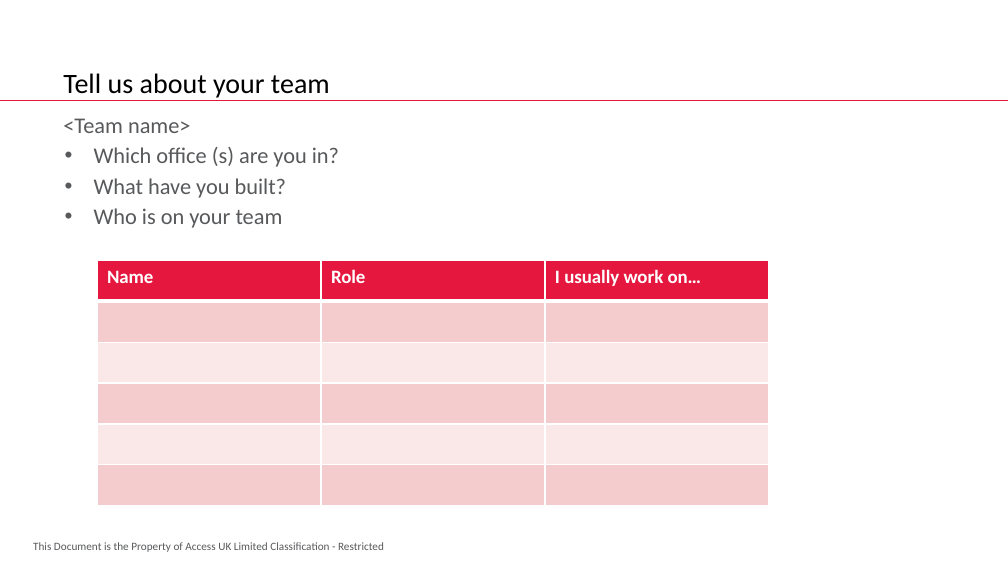
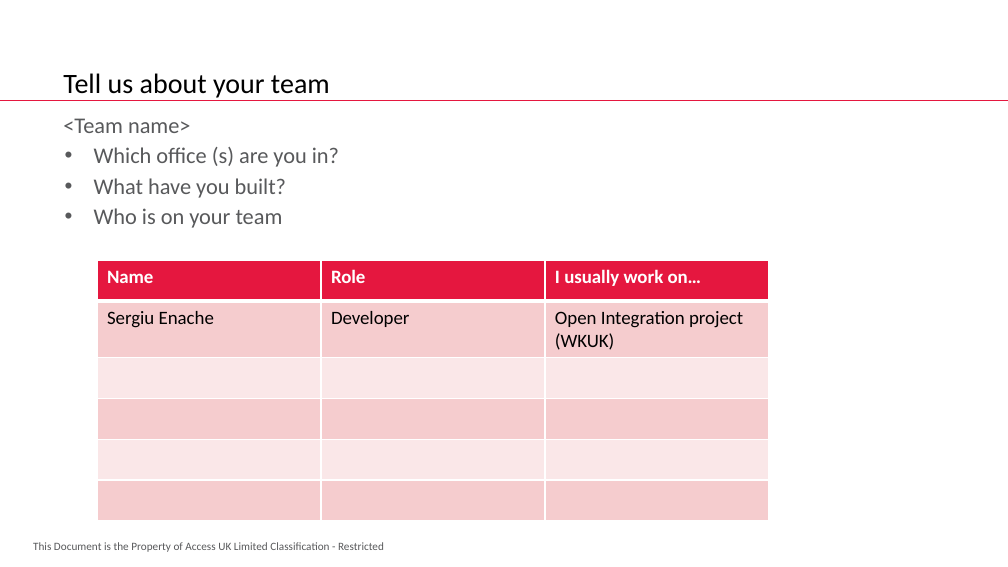
Before and after one commit to sgenache/FreedomFridayServerless, a slide deck: slide 5 of docs/freedom friday.pptx (slide 2 before the commit). Drawn at 1008x567 pixels with LibreOffice and Linux fonts; fonts in the diff are those of the drawing; background and template pictures are left out. Boxes give left, top, right and bottom in pixels: in the first picture for what was removed or moved away, otherwise in the second. Text is boxed around its words. In the diff, an @@ line names an element or a change of style, - is before the commit and + after.

Commit message:
updated .pptx

```diff
--- a/docs/freedom friday.pptx
+++ b/docs/freedom friday.pptx
@@ table at [97, 260, 768, 520] @@
+row 2: Sergiu Enache | Developer | Open Integration project (WKUK)
-row 6:  |  | 
```
Also in this commit, not shown: 1 other slide changed, 3 slides added.
